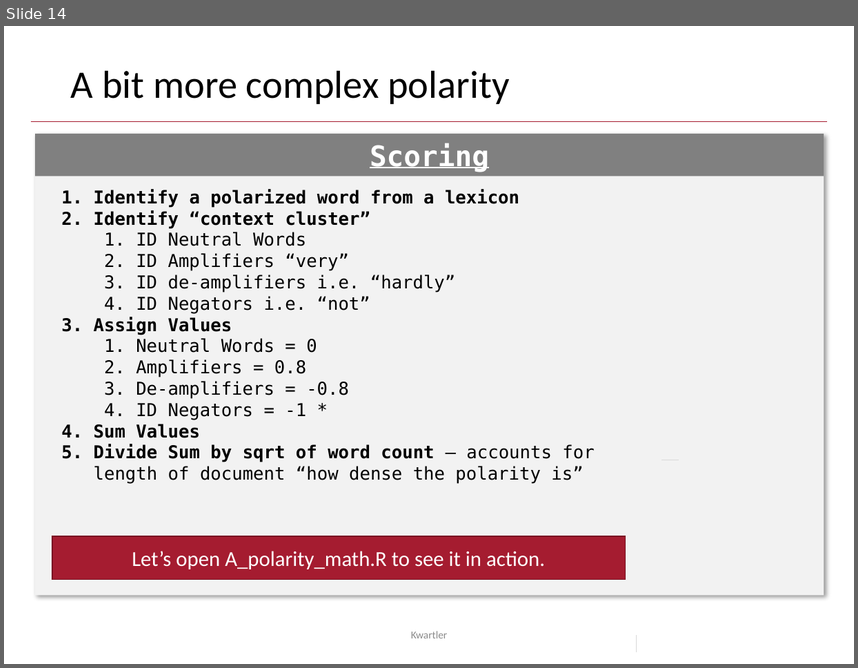
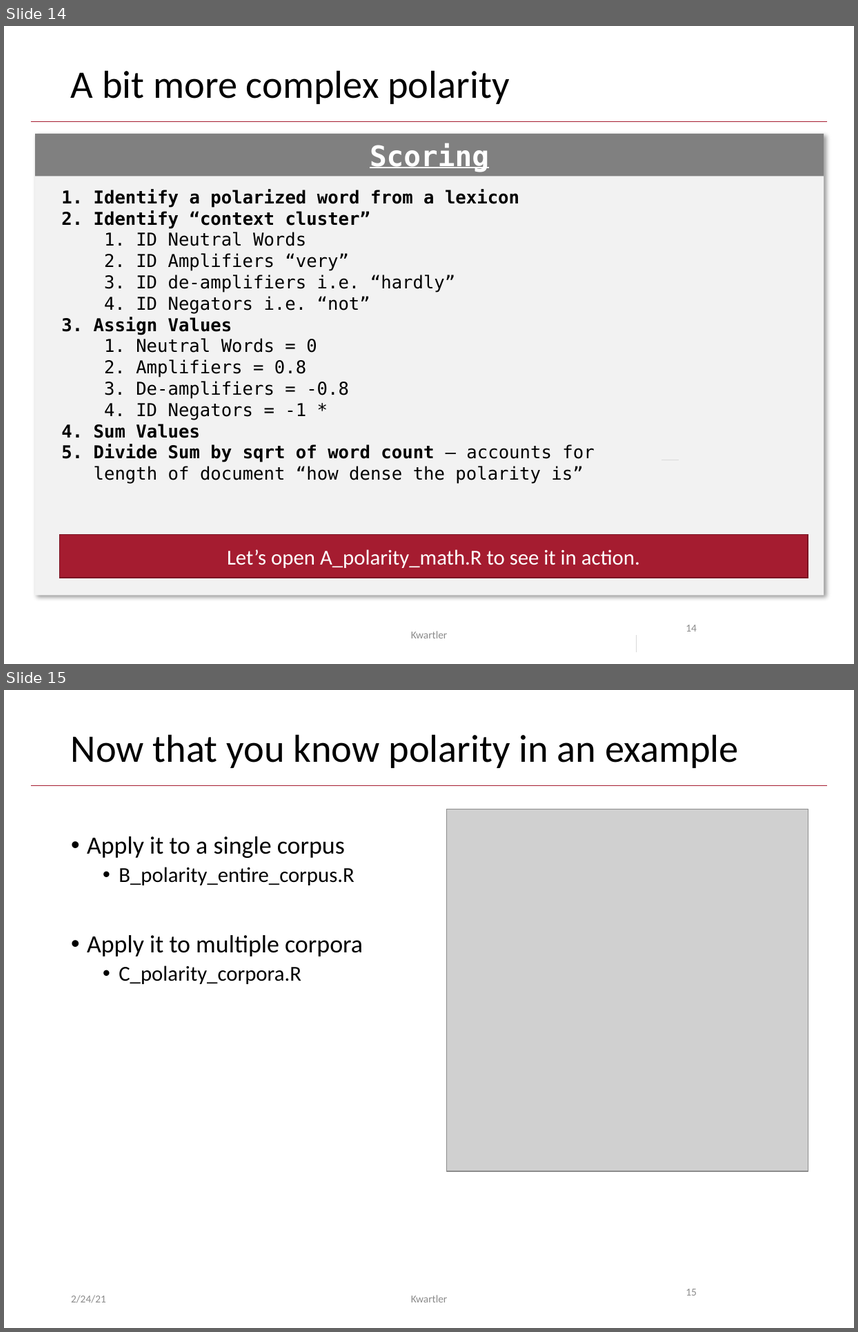
Before and after one commit to kwartler/Harvard_NLP_Student, a slide deck: lessons/E_Polarization_Sentiment/polarity.pptx. Shown one above the other, each under a label of ours: slide 14 before the commit, slides 14 and 15 after it. The pictures are 858x668 and 858x1332 pixels, drawn with LibreOffice and Linux fonts; fonts in the diff are those of the drawing; grey boxes stand for pictures; background and template pictures are left out. Boxes give left, top, right and bottom in pixels: in the first picture for what was removed or moved away, otherwise in the second. Text is boxed around its words. In the diff, an @@ line names an element or a change of style, - is before the commit and + after.

```diff
--- a/lessons/E_Polarization_Sentiment/polarity.pptx
+++ b/lessons/E_Polarization_Sentiment/polarity.pptx
@@ slide 15 added at bbox=[4, 690, 854, 1328], background #FFFFFF; not listed: 1 template element that a slide beside it also shows @@
@@ title added at bbox=[71, 734, 738, 768], 33 pt, text #000000 @@
+Now that you know polarity in an example
@@ picture added at bbox=[447, 809, 809, 1171] @@
@@ text added at bbox=[87, 836, 363, 984], 21 pt, text #000000 @@
+• Apply it to a single corpus
+  • B_polarity_entire_corpus.R
+• Apply it to multiple corpora
+  • C_polarity_corpora.R
@@ page number added at bbox=[686, 1288, 697, 1295], 9 pt, text #8C8C8C @@
+15
@@ text added at bbox=[71, 1294, 106, 1303], 9 pt, text #8C8C8C @@
+2/24/21
@@ text added at bbox=[411, 1294, 448, 1302], 9 pt, text #8C8C8C @@
+Kwartler
@@ slide 14 changed as well @@
@@ rectangle "Let’s open A_polarity_math.R to see ...": place and size @@
-rectangle "Let’s open A_polarity_math.R to see ..." at bbox=[52, 536, 626, 579]
+rectangle "Let’s open A_polarity_math.R to see ..." at bbox=[59, 535, 807, 578]
@@ page number added at bbox=[686, 624, 697, 631], 9 pt, text #8C8C8C @@
+14
```
Also in this commit, not shown: 13 other slides changed, 5 other files.
